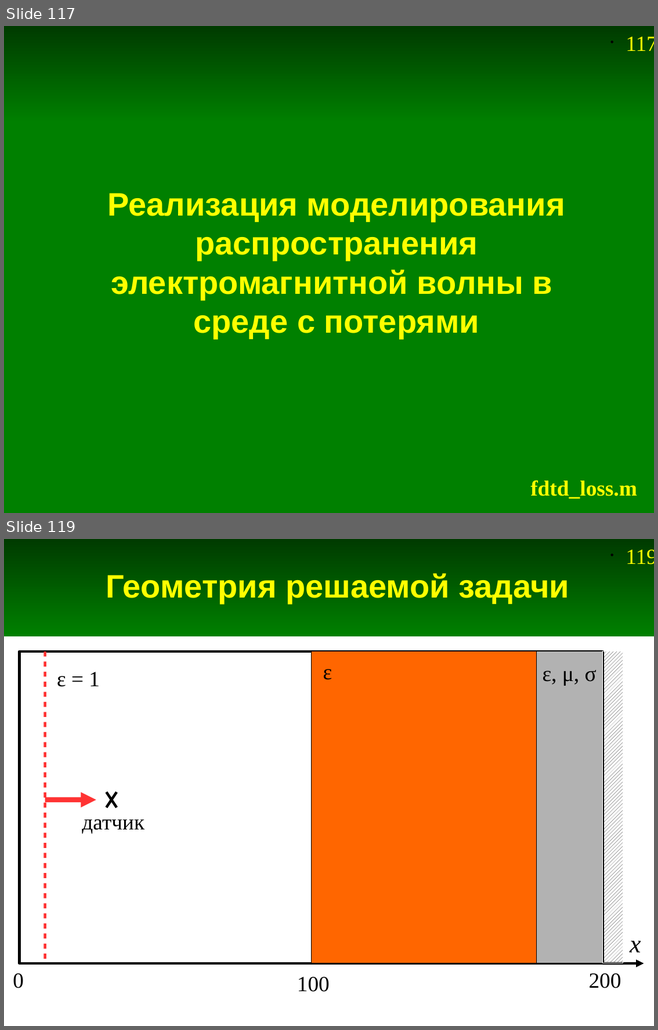
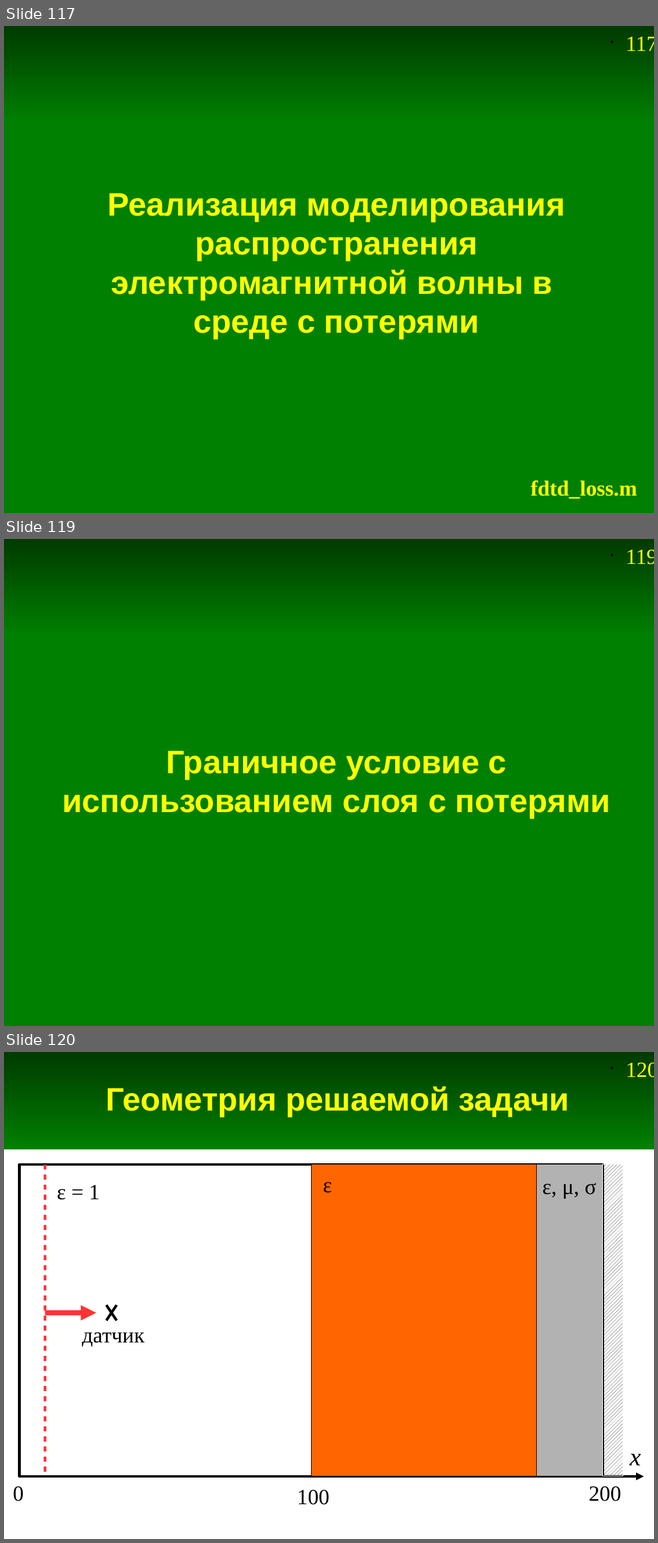
Before and after one commit to andris0147sv/modelling, a slide deck: presentations/2. FDTD.odp. Shown one above the other, each under a label of ours: slides 117 and 119 before the commit, slides 117, 119 and 120 after it; the slides between them are not shown. The pictures are 658x1030 and 658x1543 pixels, drawn with LibreOffice and Linux fonts; fonts in the diff are those of the drawing. Boxes give left, top, right and bottom in pixels: in the first picture for what was removed or moved away, otherwise in the second. Text is boxed around its words. In the diff, an @@ line names an element or a change of style, - is before the commit and + after.

```diff
--- a/presentations/2. FDTD.odp
+++ b/presentations/2. FDTD.odp
@@ slide 119 added at <box>4,539,654,1026</box>, background #FFFFFF; not listed: 2 template elements that a slide beside it also shows @@
@@ rectangle added at <box>4,634,654,1026</box>, fill #008000, outline #008000 0 pt @@
@@ title added at <box>62,751,610,818</box>, 36 pt, text #FFFF00, bold @@
+Граничное условие с использованием слоя с потерями
@@ what was slide 119 is now slide 120 @@
@@ page number at <box>625,1062,654,1078</box>: text changed @@
-• 119
+• 120
```
Also in this commit, not shown: 6 slides changed, 1 other slide added, 5 other files.
